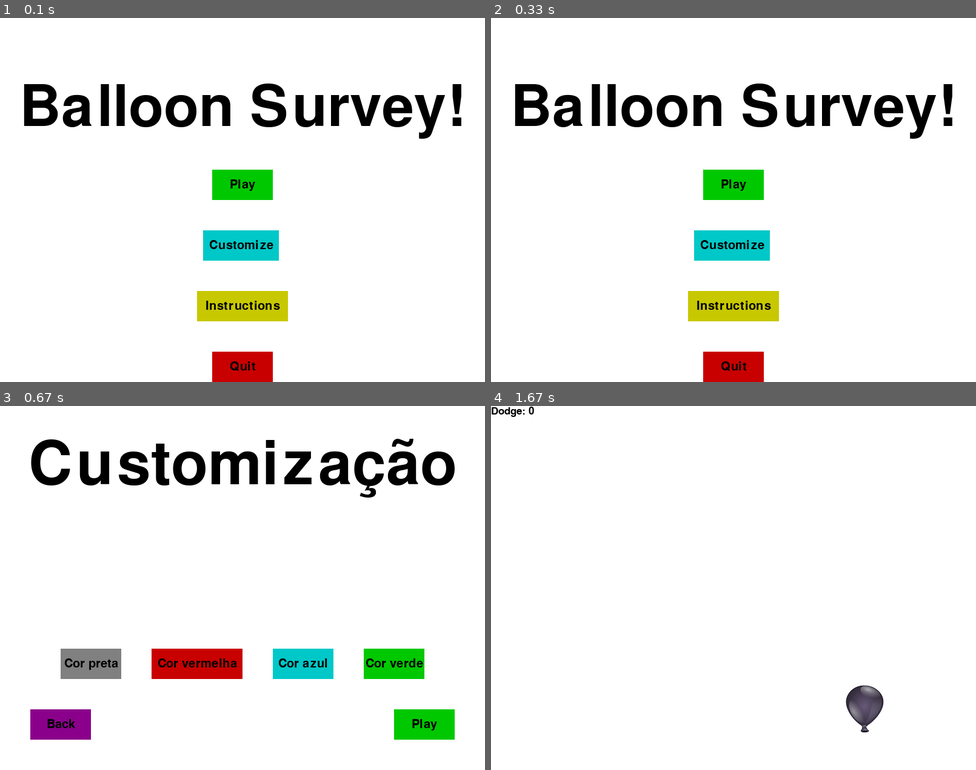
Above: before the commit, frames 1-4 (two rows, left to right).
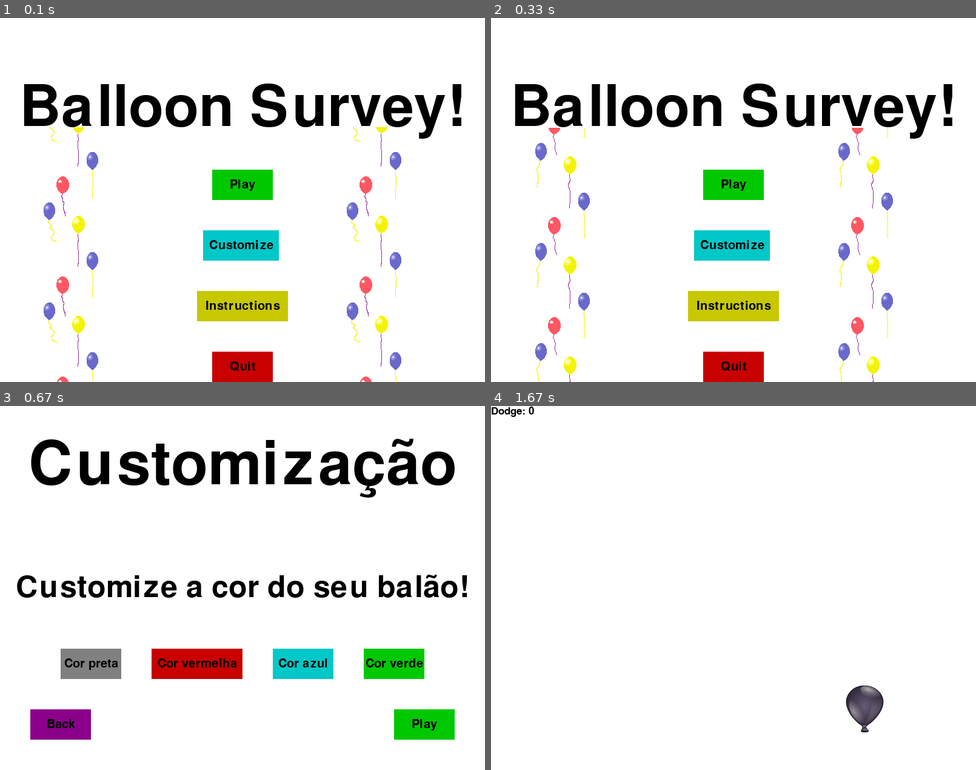
Above: after the commit, the same moments.

Repository: GuilhermeeSette/Ballooooon
Game: pygame game, started from PROJETO/main.py
The game is run twice, just before and just after one commit, with the same random seed, the same clock (stepped at 60 frames per second) and the same inputs.
Inputs (mouse positions are in pixels of both pictures, inside the frame that each line leads up to):
- Up to frame 1 (0.1 s): no input
- Up to frame 2 (0.33 s): no input
- Up to frame 3 (0.67 s): click "Customize" at 0.42 s
- Up to frame 4 (1.67 s): click "Play" at 0.77 s; hold Right 1-1.47 s; move the mouse to (888, 577) at 1.03 s; hold Up from 1.5 s (still down)

The runs differ from the first frame. In frame 1, 2.0% of the frame differs, in the area x 9-83%, y 30-100%; in frame 2, 2.1%; in frame 3, 2.3%, in the area x 3-97%, y 46-53%; in frame 4, nothing differs.

Commit message:
BackEnd
Texto adicional na customização, gif na intro do jogo, redimensionamento de balões.

Diff:
--- a/PROJETO/main.py
+++ b/PROJETO/main.py
@@ -39,7 +39,16 @@
 balvermelho = py.image.load('E:\Ballooooon/PROJETO/imagens/balao-red.png')
 balazul = py.image.load('E:\Ballooooon/PROJETO/imagens/balao-blue.png')
 balverde = py.image.load('E:\Ballooooon/PROJETO/imagens/balao-green.png')
-espinho = py.image.load('E:\Ballooooon/PROJETO/imagens/espinho.png')
+#espinho = py.image.load('E:\Ballooooon/PROJETO/imagens/espinho.png')
+#movimento de balão em menus
+balgif1 = py.image.load('G:\Ballooooon/PROJETO/imagens/balgif1.png')
+balgif2 = py.image.load('G:\Ballooooon/PROJETO/imagens/balgif2.png')
+balgif3 = py.image.load('G:\Ballooooon/PROJETO/imagens/balgif3.png')
+balgif4 = py.image.load('G:\Ballooooon/PROJETO/imagens/balgif4.png')
+balgif5 = py.image.load('G:\Ballooooon/PROJETO/imagens/balgif5.png')
+balgif = balgif1
+balcont = 1
+#
 balImg = balpreto
 
 #Windows
@@ -186,9 +195,13 @@
 
         screen.fill(white)
         largeText = py.font.Font('freesansbold.ttf', 100)
+        mediumText = py.font.Font('freesansbold.ttf',50)
         TextSurf, TextRec = text_objects("Customização", largeText)
+        TextSurf1, TextRec1 = text_objects("Customize a cor do seu balão!",mediumText)
         TextRec.center = ((display_width/2),(display_height/6))
+        TextRec1.center = ((display_width/2),(display_height/2))
         screen.blit(TextSurf, TextRec)
+        screen.blit(TextSurf1, TextRec1)
 
         button("Cor preta",100,400,100,50, gray, bright_gray,balblack)#
         button("Cor vermelha",250,400,150,50, red, bright_red,balred)#
@@ -209,6 +222,7 @@
     quit()
 
 def game_intro():
+    balcont = 1
 
     intro = True
     while intro:
@@ -224,6 +238,27 @@
         TextRec.center = ((display_width/2),(display_height/4))
         screen.blit(TextSurf, TextRec)
 
+        if balcont == 1:
+            balgif = balgif1
+        elif balcont == 2:
+            balgif = balgif2
+        elif balcont == 2:
+            balgif = balgif3
+        elif balcont == 2:
+            balgif = balgif4
+        elif balcont == 5:
+            balgif = balgif5
+            balcont = 0
+
+        balcont+=1
+
+        screen.blit(balgif,(50,180))
+        screen.blit(balgif,(50,345))
+        screen.blit(balgif,(50,510))
+
+        screen.blit(balgif,(550,180))
+        screen.blit(balgif,(550,345))
+        screen.blit(balgif,(550,510))
 
         button("Play",350,250,100,50, green, bright_green, game_loop)
         button("Customize",335,350,125,50,blue,bright_blue,game_customize)
Binary file changed: PROJETO/imagens/balao-blue.png
Binary file changed: PROJETO/imagens/balao-green.png
Binary file changed: PROJETO/imagens/balao-red.png
Binary file added: PROJETO/imagens/balgif1.png
Binary file added: PROJETO/imagens/balgif2.png
Binary file added: PROJETO/imagens/balgif3.png
Binary file added: PROJETO/imagens/balgif4.png
Binary file added: PROJETO/imagens/balgif5.png
